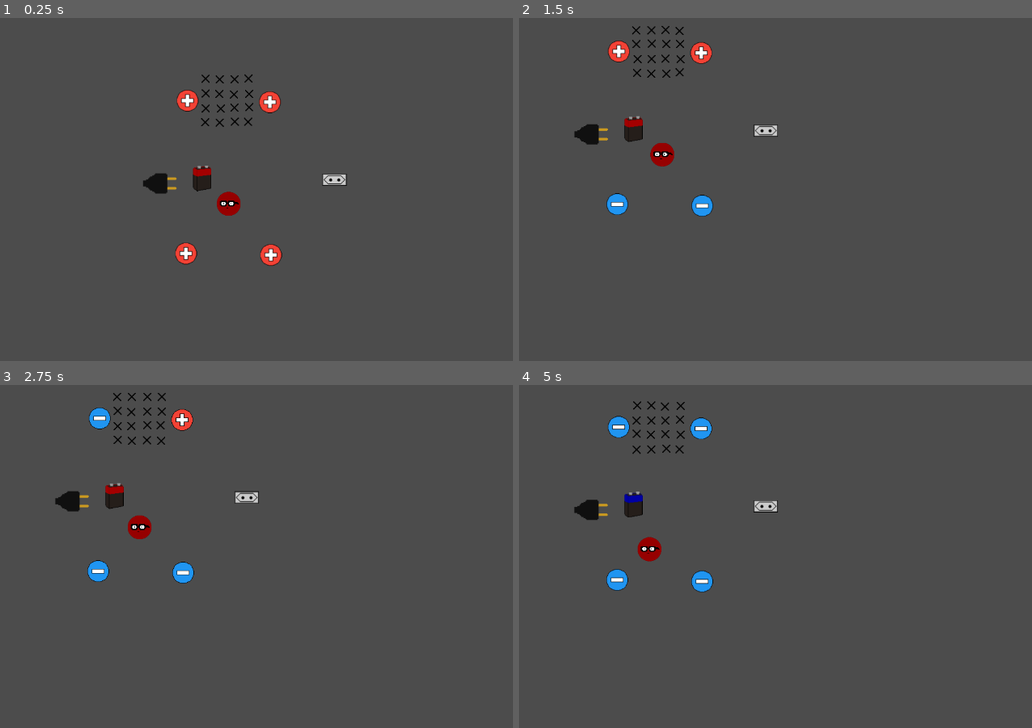
Above: before the commit, frames 1-4 (two rows, left to right).
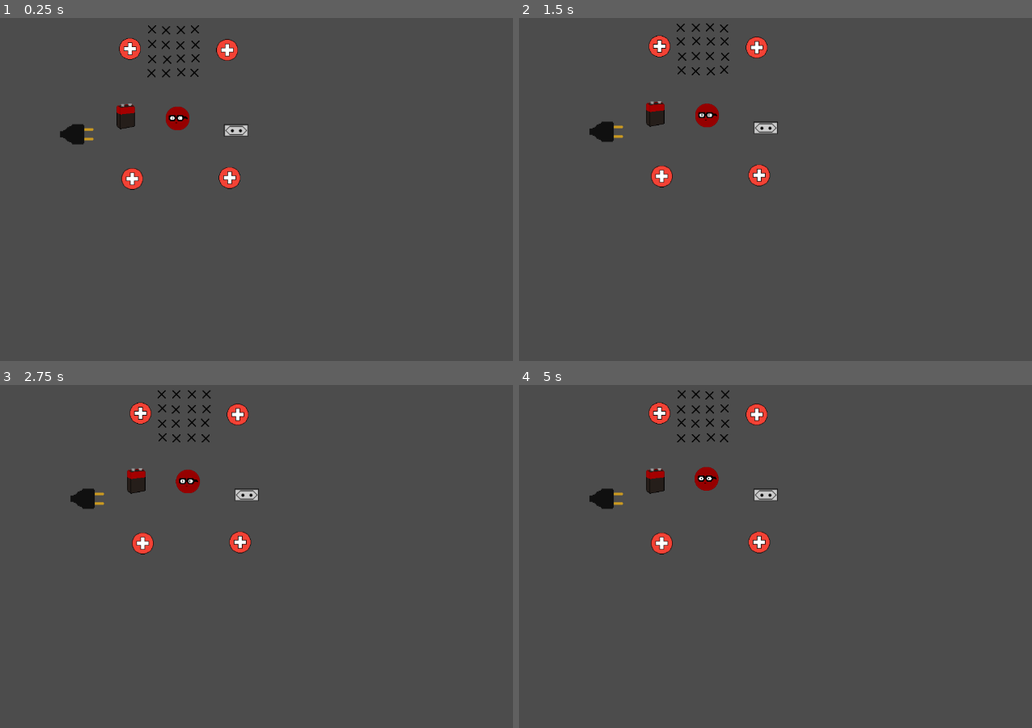
Above: after the commit, the same moments.

Repository: Gamedev-do-Hiroshi/changecharge
Game: Godot game, scene res://scenes/Fase.tscn
Two runs of this game, one before a commit and one after it. Both use one fixed random seed, a clock stepped at 60 frames per second and the inputs below.
Inputs (mouse positions are in pixels of both pictures, inside the frame that each line leads up to):
- Up to frame 1 (0.25 s): no input
- Up to frame 2 (1.5 s): drag from (642, 216) to (683, 66) at 0.52 s; drag from (703, 206) to (657, 52) at 1.27 s
- Up to frame 3 (2.75 s): move the mouse to (97, 419) at 2.02 s; click (97, 419) at 2.17 s
- Up to frame 4 (5 s): drag from (703, 419) to (703, 573) at 2.77 s; drag from (631, 505) to (703, 429) at 3.52 s; drag from (544, 508) to (703, 573) at 4.27 s

The runs differ from the first frame. In frame 1, 4.0% of the frame differs, in the area x 11-68%, y 2-73%; in frame 2, 3.6%; in frame 3, 3.6%; in frame 4, 3.8%.

Commit message:
ajustes na camera

Diff:
--- a/Game/project.godot
+++ b/Game/project.godot
@@ -8,9 +8,14 @@
 
 config_version=4
 
-_global_script_classes=[  ]
+_global_script_classes=[ {
+"base": "Camera2D",
+"class": "MainCamera",
+"language": "GDScript",
+"path": "res://scenes/Cam2.gd"
+} ]
 _global_script_class_icons={
-
+"MainCamera": ""
 }
 
 [application]
--- /dev/null
+++ b/Game/scenes/Cam2.gd
@@ -0,0 +1,18 @@
+extends Camera2D
+class_name MainCamera
+
+var _previousPosition: Vector2 = Vector2(0, 0);
+var _moveCamera: bool = false;
+
+func _unhandled_input(event: InputEvent):
+	if event is InputEventMouseButton && event.button_index == BUTTON_LEFT:
+		get_tree().set_input_as_handled();
+		if event.is_pressed():
+			_previousPosition = event.position;
+			_moveCamera = true;
+		else:
+			_moveCamera = false;
+	elif event is InputEventMouseMotion && _moveCamera:
+		get_tree().set_input_as_handled();
+		position += (_previousPosition - event.position);
+		_previousPosition = event.position;
--- a/Game/scenes/Fase.tscn
+++ b/Game/scenes/Fase.tscn
@@ -7,20 +7,19 @@
 [ext_resource path="res://scenes/Objetos/Pilha.tscn" type="PackedScene" id=5]
 [ext_resource path="res://scenes/Objetos/Ponta.tscn" type="PackedScene" id=6]
 [ext_resource path="res://scenes/Objetos/Tomada.tscn" type="PackedScene" id=7]
-[ext_resource path="res://scenes/Camera.gd" type="Script" id=8]
-
-[sub_resource type="RectangleShape2D" id=1]
+[ext_resource path="res://scenes/Cam2.gd" type="Script" id=9]
 
 [node name="Fase" type="Node2D"]
 
 [node name="Campo" parent="." instance=ExtResource( 1 )]
-position = Vector2( 482.115, 73.1418 )
+position = Vector2( 570.309, 73.1418 )
 B = 0.05
 
 [node name="Player" parent="." instance=ExtResource( 2 )]
-position = Vector2( 485.126, 277.402 )
+position = Vector2( 578.36, 205.587 )
 
 [node name="Pivot" type="Position2D" parent="Player"]
+position = Vector2( 3.1748, -3.1748 )
 script = ExtResource( 3 )
 
 [node name="CameraOffSet" type="Position2D" parent="Player/Pivot"]
@@ -36,41 +35,43 @@
 limit_bottom = 700
 limit_smoothed = true
 smoothing_enabled = true
-editor_draw_limits = true
 editor_draw_drag_margin = true
 
 [node name="Carga1" parent="." instance=ExtResource( 4 )]
-position = Vector2( 401, 376 )
+position = Vector2( 489.195, 325.603 )
 
 [node name="Carga2" parent="." instance=ExtResource( 4 )]
-position = Vector2( 569, 379 )
+position = Vector2( 681.738, 323.563 )
 
 [node name="Carga3" parent="." instance=ExtResource( 4 )]
-position = Vector2( 404, 73 )
+position = Vector2( 484.635, 67.9603 )
 
 [node name="Carga4" parent="." instance=ExtResource( 4 )]
-position = Vector2( 567, 76 )
+position = Vector2( 676.941, 70.4054 )
 
 [node name="Ponta" parent="." instance=ExtResource( 6 )]
-position = Vector2( 349.767, 236.879 )
+position = Vector2( 380.005, 236.879 )
 
 [node name="Tomada" parent="." instance=ExtResource( 7 )]
 position = Vector2( 694.241, 229.439 )
 
 [node name="Pilha" parent="." instance=ExtResource( 5 )]
-position = Vector2( 432.736, 226.675 )
+position = Vector2( 475.573, 201.477 )
 
-[node name="Camera" type="KinematicBody2D" parent="."]
-script = ExtResource( 8 )
-
-[node name="CameraCollision" type="CollisionShape2D" parent="Camera"]
-shape = SubResource( 1 )
-
-[node name="Camera2D" type="Camera2D" parent="Camera"]
+[node name="MainCamera" type="Camera2D" parent="."]
+position = Vector2( 660.796, 358.126 )
 current = true
 limit_left = 0
 limit_top = 0
 limit_right = 7000
-limit_bottom = 700
+limit_bottom = 725
 limit_smoothed = true
-smoothing_enabled = true
+drag_margin_h_enabled = true
+drag_margin_v_enabled = true
+drag_margin_left = 0.05
+drag_margin_top = 0.05
+drag_margin_right = 0.05
+drag_margin_bottom = 0.05
+editor_draw_limits = true
+editor_draw_drag_margin = true
+script = ExtResource( 9 )
Not shown: 1 places in Game/scenes/Fase.tscn that only renumber resources
